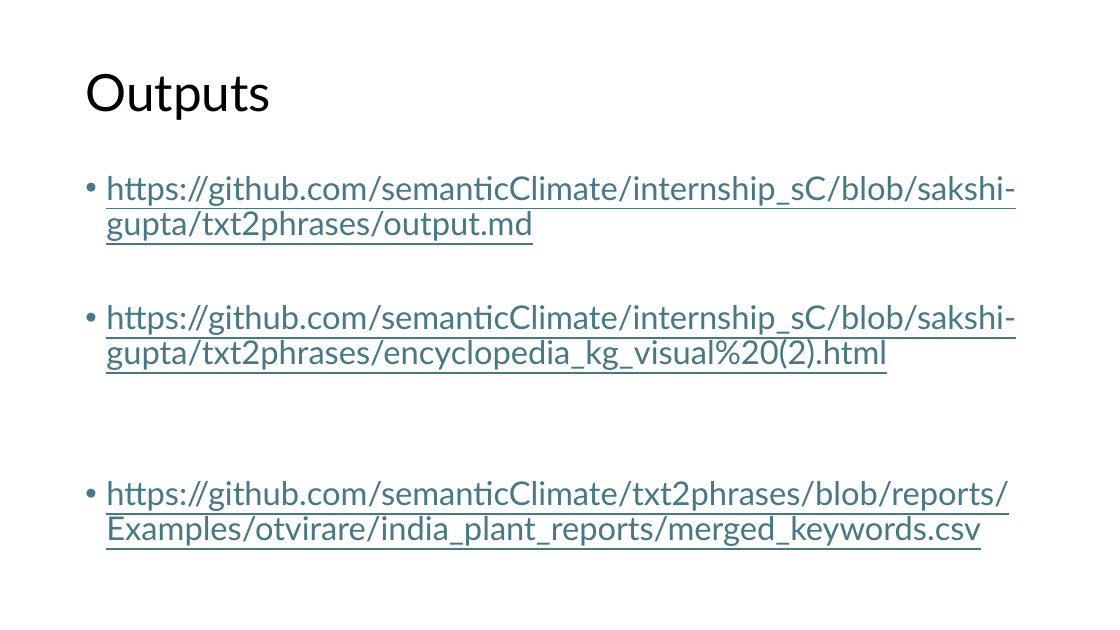
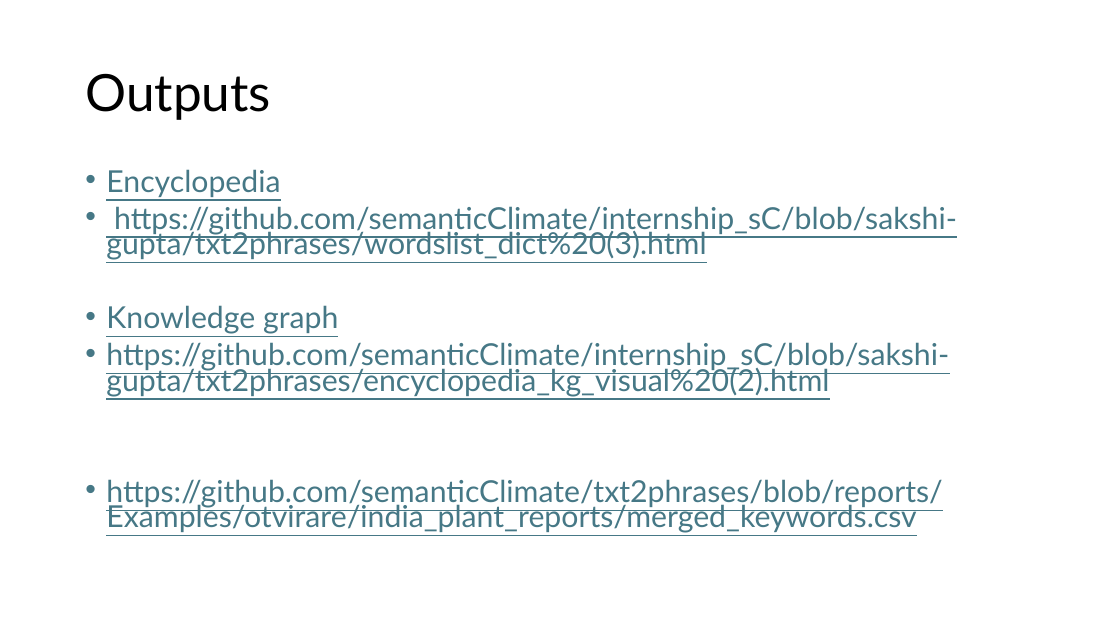
Before and after one commit to semanticClimate/internship_sC, a slide deck: slide 9 of txt2phrases/Presentation.pptx. Drawn at 1120x630 pixels with LibreOffice and Linux fonts; fonts in the diff are those of the drawing. Boxes give left, top, right and bottom in pixels: in the first picture for what was removed or moved away, otherwise in the second. Text is boxed around its words. In the diff, an @@ line names an element or a change of style, - is before the commit and + after.

Commit message:
Add files via upload
presentation

```diff
--- a/txt2phrases/Presentation.pptx
+++ b/txt2phrases/Presentation.pptx
@@ text at [106,169,957,334]: text changed; size 28 to 25.9 pt @@
-• https://github.com/semanticClimate/internship_sC/blob/sakshi-gupta/txt2phrases/output.md
+• Encyclopedia
+• https://github.com/semanticClimate/internship_sC/blob/sakshi-gupta/txt2phrases/wordslist_dict%20(3).html
+• Knowledge graph
@@ text at [106,342,949,533]: size 28 to 25.9 pt in "https://github.com/semanticClimate/internship_sC/blob/sakshi ...", "https://github.com/semanticClimate/txt2phrases/blob/reports/ ..."; line spacing 0.9 to 0.7 @@
```
